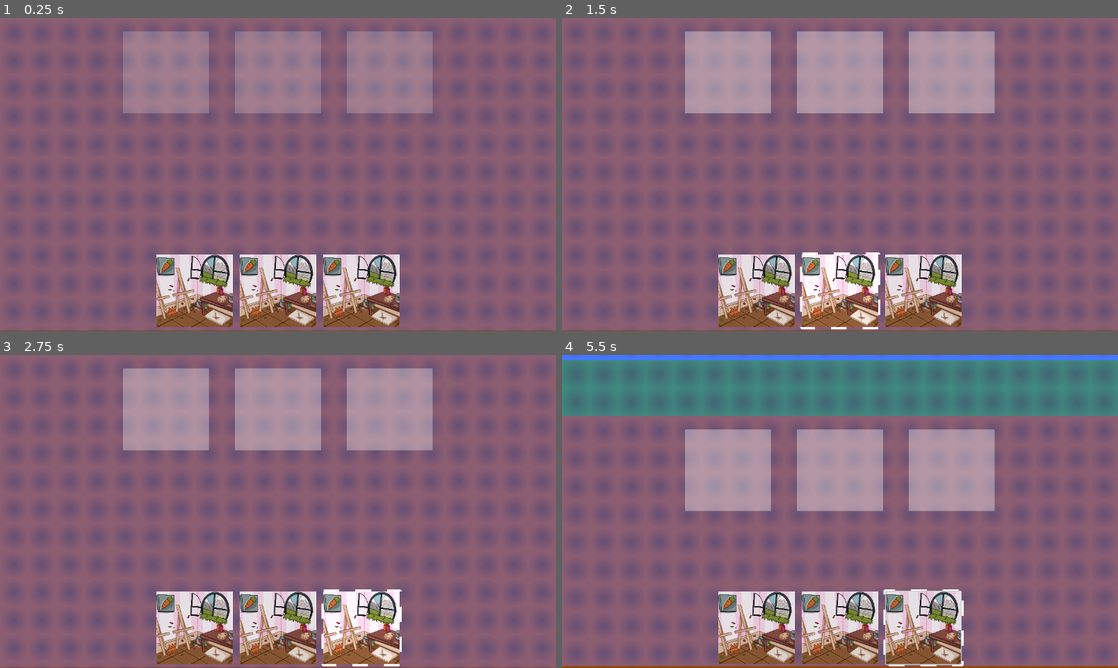
Above: before the commit, frames 1-4 (two rows, left to right).
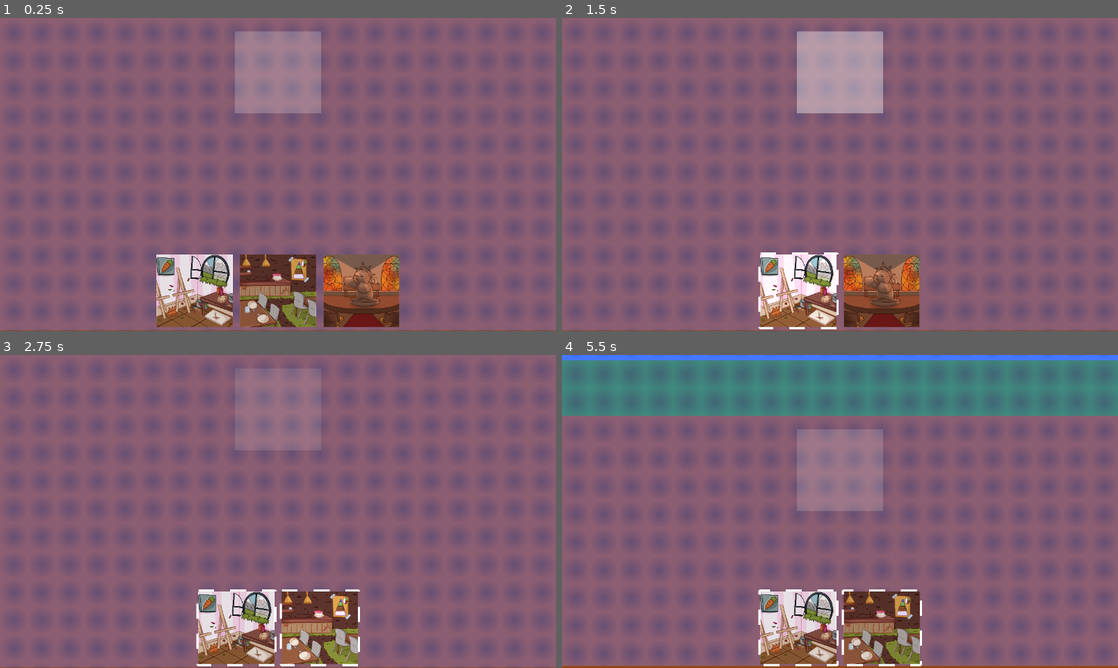
Above: after the commit, the same moments.

Repository: pauloBFalmeida/projetoProgramacaoAplicada
Game: Godot game, scene res://cenas/jogo/jogo.tscn
The game is run twice, just before and just after one commit, with the same random seed, the same clock (stepped at 60 frames per second) and the same inputs. This scene is started directly instead of the project's main scene.
Inputs (mouse positions are in pixels of both pictures, inside the frame that each line leads up to; where the layout moved, square brackets give the same spot in the first picture):
- Up to frame 1 (0.25 s): no input
- Up to frame 2 (1.5 s): click (756, 290) at 0.5 s; click (795, 290) [840, 290] at 1.25 s
- Up to frame 3 (2.75 s): click (316, 627) [361, 627] at 2 s
- Up to frame 4 (5.5 s): drag from (617, 408) to (840, 408) at 2.77 s; drag from (728, 408) to (951, 408) at 3.52 s; move the mouse to (840, 408) at 4.27 s; hold Up (ui_up) 4.28-5 s; click (840, 408) at 4.42 s; drag from (951, 452) to (728, 452) at 5.02 s

The runs differ from the first frame. In frame 1, 14% of the frame differs, in the area x 22-78%, y 4-99%; in frame 2, 18%; in frame 3, 22%, in the area x 22-78%, y 4-100%; in frame 4, 22%.

Commit message:
feat: Add arraste de cartas

Diff:
--- a/projetoGodot/minha_toca_minha_vida/cenas/jogo/UI/carta_comodo/button_comodo.gd
+++ b/projetoGodot/minha_toca_minha_vida/cenas/jogo/UI/carta_comodo/button_comodo.gd
@@ -2,6 +2,7 @@
 extends Button
 
 @onready var rect_shader: TextureRect = %TextureRectShader
+@onready var texture_rect_comodo: TextureRect = $TextureRectComodo
 
 func _ready() -> void:
 	rect_shader.hide()
@@ -12,3 +13,6 @@
 
 func desclicado() -> void:
 	rect_shader.hide()
+
+func get_textura_comodo() -> Texture:
+	return  texture_rect_comodo.texture
--- a/projetoGodot/minha_toca_minha_vida/cenas/jogo/UI/carta_comodo/button_comodo.tscn
+++ b/projetoGodot/minha_toca_minha_vida/cenas/jogo/UI/carta_comodo/button_comodo.tscn
@@ -28,6 +28,7 @@
 theme_override_styles/normal = SubResource("StyleBoxFlat_ypvnr")
 theme_override_styles/pressed = SubResource("StyleBoxTexture_32vai")
 theme_override_styles/hover = SubResource("StyleBoxEmpty_5gkso")
+action_mode = 0
 icon_alignment = 1
 expand_icon = true
 script = ExtResource("2_jjaqy")
--- /dev/null
+++ b/projetoGodot/minha_toca_minha_vida/cenas/jogo/UI/carta_comodo/comodo_pego.tscn
@@ -0,0 +1,20 @@
+[gd_scene format=3 uid="uid://xsse3gj2oavy"]
+
+[ext_resource type="Script" uid="uid://bqlwl0vc7bbv7" path="res://cenas/jogo/UI/comodo_pego.gd" id="1_7njl8"]
+[ext_resource type="Texture2D" uid="uid://d3l0ir0sf2hvx" path="res://assets/artes/comodos/resized_comodo_igreja.png" id="2_xvfdt"]
+
+[sub_resource type="RectangleShape2D" id="RectangleShape2D_smq05"]
+size = Vector2(188, 180)
+
+[node name="ComodoPego" type="CharacterBody2D" unique_id=501242608]
+collision_layer = 8
+collision_mask = 4
+motion_mode = 1
+script = ExtResource("1_7njl8")
+
+[node name="SpriteComodo" type="Sprite2D" parent="." unique_id=1540883753]
+scale = Vector2(0.25, 0.25)
+texture = ExtResource("2_xvfdt")
+
+[node name="CollisionShape2D" type="CollisionShape2D" parent="." unique_id=630645356]
+shape = SubResource("RectangleShape2D_smq05")
--- /dev/null
+++ b/projetoGodot/minha_toca_minha_vida/cenas/jogo/UI/comodo_pego.gd
@@ -0,0 +1,63 @@
+class_name ComodoPego
+extends CharacterBody2D
+
+signal solto_em_area(area: Area2D)
+signal solto_fora
+
+@onready var sprite_comodo: Sprite2D = $SpriteComodo
+
+var arrastando := false
+
+func iniciar_arraste() -> void:
+	arrastando = true
+	global_position = get_global_mouse_position()
+
+func _process(_delta: float) -> void:
+	if not arrastando: return
+	# segue o mouse
+	global_position = get_global_mouse_position()
+
+func _input(event: InputEvent) -> void:
+	if not arrastando: return
+
+	if event is InputEventMouseButton \
+			and event.button_index == MOUSE_BUTTON_LEFT \
+			and not event.pressed:
+		_soltar()
+	elif event is InputEventScreenTouch and not event.pressed:
+		_soltar()
+	elif event is InputEventScreenDrag:
+		position = event.position
+		print("DRAGGG")
+
+func _soltar() -> void:
+	arrastando = false
+
+	var area := _area_sob_ponto(global_position)
+	if area:
+		# encaixa no slot
+		global_position = area.global_position
+		solto_em_area.emit(area)
+	else:
+		# se for fora, nao faca nada
+		solto_fora.emit()
+		queue_free()
+
+## Pega a area em baixo do local que a carta esta
+func _area_sob_ponto(pos: Vector2) -> Area2D:
+	var query := PhysicsPointQueryParameters2D.new()
+	query.position = pos
+	query.collide_with_areas = true
+	query.collide_with_bodies = false
+	var resultado := get_world_2d().direct_space_state.intersect_point(query, 1)
+	if resultado.is_empty(): return null
+
+	# se for uma area monitoravel, retorne a area
+	var area : Area2D = resultado[0].collider
+	if area.monitorable:
+		return area
+
+	return null
+
+func set_textura(textura: Texture) -> void:
+	sprite_comodo.texture = textura
--- a/projetoGodot/minha_toca_minha_vida/cenas/jogo/UI/escolha_comodos.gd
+++ b/projetoGodot/minha_toca_minha_vida/cenas/jogo/UI/escolha_comodos.gd
@@ -2,13 +2,48 @@
 
 @onready var h_box: HBoxContainer = $HBox
 
+var cartas_comodos_lista : Array[ButtonComodo] = []
+
 func _ready() -> void:
 	for c in h_box.get_children():
 		var comodo := c as ButtonComodo
-		comodo.pressed.connect(_desativar_outros.bind(comodo))
+		cartas_comodos_lista.append(c)
+		comodo.pressed.connect(_pegar_carta.bind(comodo))
 
-func _desativar_outros(comodo_ativado : ButtonComodo) -> void:
-	for c in h_box.get_children():
-		var comodo := c as ButtonComodo
-		if comodo != comodo_ativado:
-			comodo.desclicado()
+func _pegar_carta(comodo_pego : ButtonComodo) -> void:
+	var textura := comodo_pego.get_textura_comodo()
+
+
+	# mostra todos os comodos
+	for comodo : ButtonComodo in cartas_comodos_lista:
+		comodo.show()
+
+	if comodo_pego:
+		comodo_pego.hide()
+		_criar_carta_pega(textura)
+
+func _on_h_box_gui_input(event: InputEvent) -> void:
+	if (
+		(event is InputEventMouseButton and event.is_pressed()) or
+		(event is InputEventScreenTouch and event.is_pressed())
+	):
+		print("AAAAAAAAAAAAAAAAAAAAAAAAAAAAAAAAAAAAAAAAA")
+		#_pegar_carta(null)
+
+
+@export var mundo: Node2D
+const COMODO_PEGO = preload("uid://xsse3gj2oavy")
+
+func _criar_carta_pega(textura: Texture) -> void:
+	var carta := COMODO_PEGO.instantiate() as ComodoPego
+	mundo.add_child(carta)
+	carta.set_textura(textura)
+	carta.solto_em_area.connect(_on_solto_em_area)
+	carta.solto_fora.connect(_on_solto_fora)
+	carta.iniciar_arraste()
+
+func _on_solto_em_area(area: Area2D) -> void:
+	print("colocado em ", area.name)
+
+func _on_solto_fora() -> void:
+	print("fora ")
--- a/projetoGodot/minha_toca_minha_vida/cenas/jogo/UI/ui_jogo.tscn
+++ b/projetoGodot/minha_toca_minha_vida/cenas/jogo/UI/ui_jogo.tscn
@@ -3,6 +3,8 @@
 [ext_resource type="Script" uid="uid://d226hfux6licv" path="res://cenas/jogo/UI/movimento_camera.gd" id="1_rtvhy"]
 [ext_resource type="PackedScene" uid="uid://bt4hb2p4wi1so" path="res://cenas/jogo/UI/carta_comodo/button_comodo.tscn" id="2_s4l40"]
 [ext_resource type="Script" uid="uid://c03d3bjbg1qvm" path="res://cenas/jogo/UI/escolha_comodos.gd" id="2_ypvnr"]
+[ext_resource type="Texture2D" uid="uid://cuvmdafmqklo7" path="res://assets/artes/comodos/resized_comodo_cafeteria.png" id="4_o7w4a"]
+[ext_resource type="Texture2D" uid="uid://d3l0ir0sf2hvx" path="res://assets/artes/comodos/resized_comodo_igreja.png" id="5_rsqol"]
 
 [node name="UI" type="CanvasLayer" unique_id=1303200733]
 
@@ -47,5 +49,17 @@
 [node name="ButtonComodo2" parent="EscolhaComodos/HBox" unique_id=1062244610 instance=ExtResource("2_s4l40")]
 layout_mode = 2
 
+[node name="TextureRectComodo" parent="EscolhaComodos/HBox/ButtonComodo2" index="0" unique_id=854287253]
+texture = ExtResource("4_o7w4a")
+
 [node name="ButtonComodo3" parent="EscolhaComodos/HBox" unique_id=503860771 instance=ExtResource("2_s4l40")]
 layout_mode = 2
+
+[node name="TextureRectComodo" parent="EscolhaComodos/HBox/ButtonComodo3" index="0" unique_id=854287253]
+texture = ExtResource("5_rsqol")
+
+[connection signal="gui_input" from="EscolhaComodos/HBox" to="EscolhaComodos" method="_on_h_box_gui_input"]
+
+[editable path="EscolhaComodos/HBox/ButtonComodo"]
+[editable path="EscolhaComodos/HBox/ButtonComodo2"]
+[editable path="EscolhaComodos/HBox/ButtonComodo3"]
--- a/projetoGodot/minha_toca_minha_vida/cenas/jogo/comodos/comodo_base.gd
+++ b/projetoGodot/minha_toca_minha_vida/cenas/jogo/comodos/comodo_base.gd
@@ -10,8 +10,7 @@
 	esconder()
 
 func piscar_clicavel() -> void:
-	area_2d.monitoring = true
-	area_2d.monitorable = false
+	area_2d.monitorable = true
 
 	sprite_comodo.hide()
 	sprite_borda.show()
@@ -23,19 +22,19 @@
 	tween.set_trans(Tween.TRANS_QUAD)
 	tween.tween_property(
 		sprite_borda, "modulate:a",
-		0.4, 2.0
+		0.4, 1.5
 	)
 	tween.tween_property(
 		sprite_borda, "modulate:a",
-		0.2, 2.0
+		0.1, 1.5
 	)
 
 func esconder() -> void:
-	#area_2d.monitoring = false
-	#area_2d.monitorable = false
+	area_2d.monitorable = false
 	sprite_comodo.hide()
 	sprite_borda.hide()
 
 func mostrar_comodo() -> void:
+	area_2d.monitorable = false
 	sprite_comodo.show()
 	sprite_borda.modulate.a = 1.0
--- a/projetoGodot/minha_toca_minha_vida/cenas/jogo/comodos/comodo_base.tscn
+++ b/projetoGodot/minha_toca_minha_vida/cenas/jogo/comodos/comodo_base.tscn
@@ -22,6 +22,8 @@
 texture = ExtResource("1_oon6u")
 
 [node name="Area2D" type="Area2D" parent="." unique_id=1769575865]
+collision_layer = 5
+collision_mask = 9
 
 [node name="CollisionShape2D" type="CollisionShape2D" parent="Area2D" unique_id=776907859]
 shape = SubResource("RectangleShape2D_smq05")
--- a/projetoGodot/minha_toca_minha_vida/cenas/jogo/comodos/grid_comodos.gd
+++ b/projetoGodot/minha_toca_minha_vida/cenas/jogo/comodos/grid_comodos.gd
@@ -40,5 +40,5 @@
 			grid[Vector2i(x,y)] = posicao
 			var comodo := COMODO_BASE.instantiate() as ComodoBase
 			posicao.add_child(comodo)
-			if x > 0 and x < 4 and y == 0:
+			if x == 2 and y == 0:
 				comodo.piscar_clicavel()
--- a/projetoGodot/minha_toca_minha_vida/cenas/jogo/jogo.tscn
+++ b/projetoGodot/minha_toca_minha_vida/cenas/jogo/jogo.tscn
@@ -45,5 +45,11 @@
 camera = NodePath("../../Mundo/Camera2D")
 wheel_zoom_factor = 1.05
 
+[node name="EscolhaComodos" parent="UI" index="1" unique_id=1542617890 node_paths=PackedStringArray("mundo")]
+mundo = NodePath("../../Mundo")
+
 [editable path="Mundo/GridComodos"]
 [editable path="UI"]
+[editable path="UI/EscolhaComodos/HBox/ButtonComodo"]
+[editable path="UI/EscolhaComodos/HBox/ButtonComodo2"]
+[editable path="UI/EscolhaComodos/HBox/ButtonComodo3"]
Not shown, added: projetoGodot/minha_toca_minha_vida/cenas/jogo/UI/comodo_pego.gd.uid
